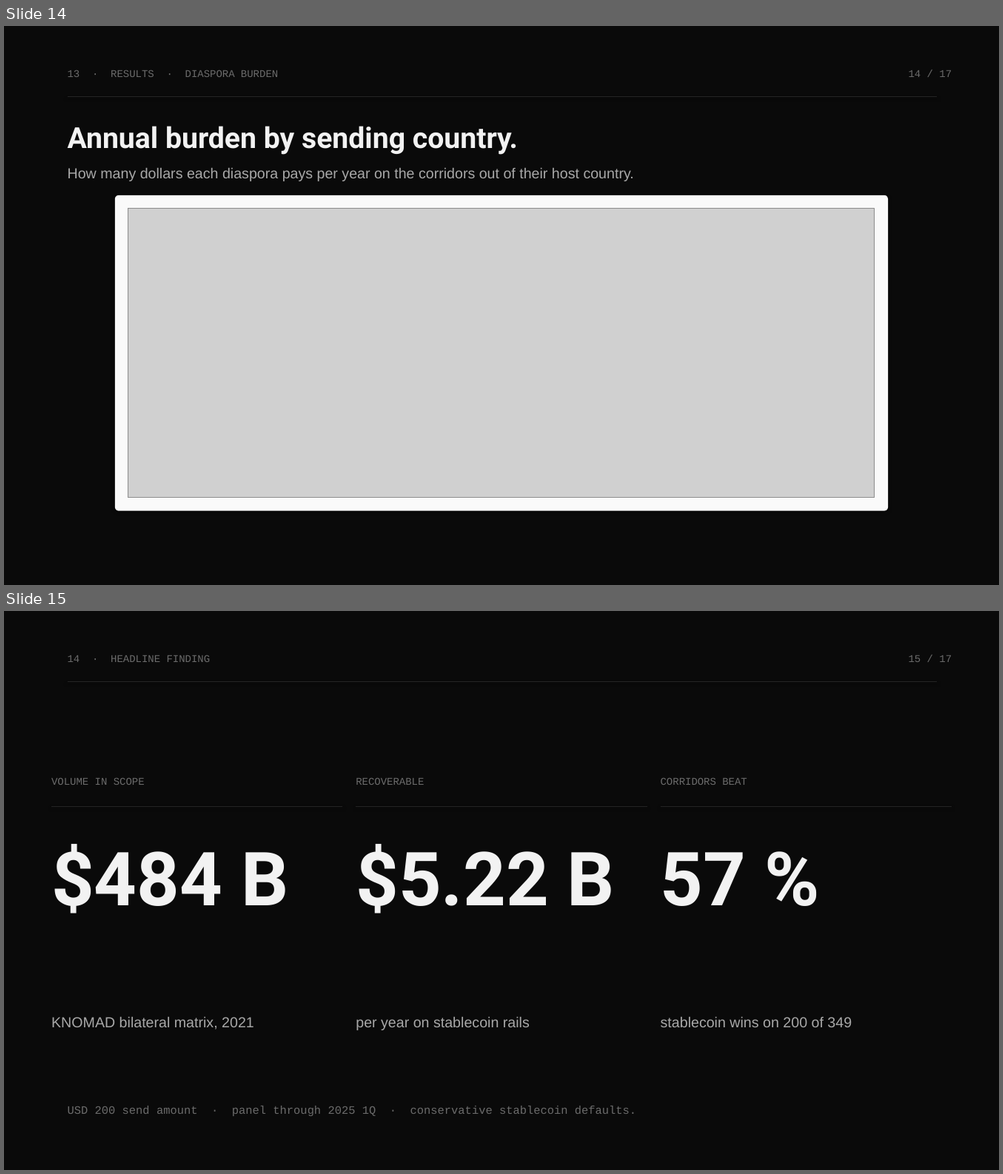
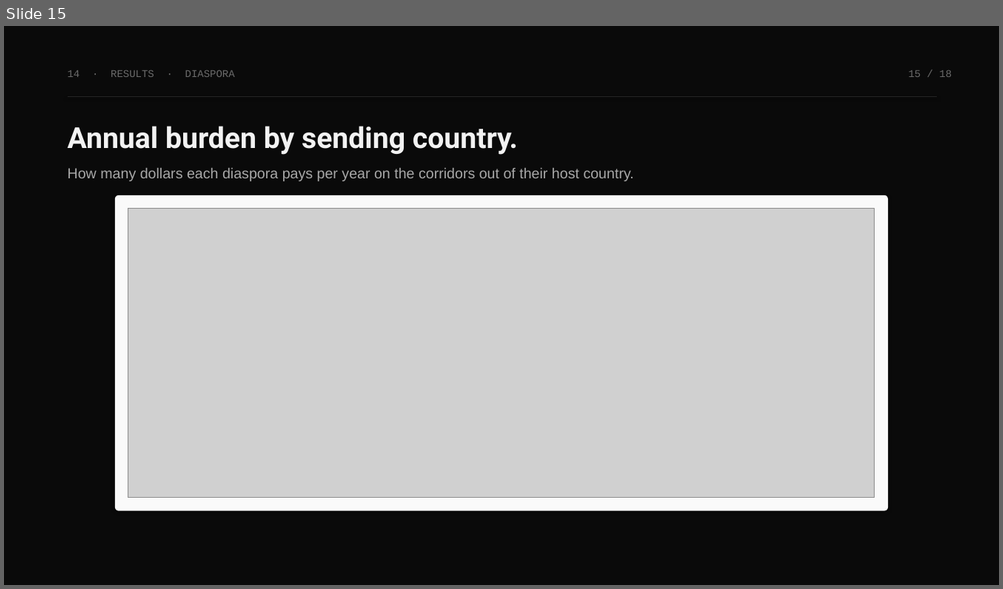
Before and after one commit to ronitdhansoia/fds, a slide deck: report/MigrantMoney_Presentation.pptx. Shown one above the other, each under a label of ours: slides 14 and 15 before the commit, slide 15 after it. The pictures are 1003x1174 and 1003x589 pixels, drawn with LibreOffice and Linux fonts; fonts in the diff are those of the drawing; grey boxes stand for pictures. Boxes give left, top, right and bottom in pixels: in the first picture for what was removed or moved away, otherwise in the second. Text is boxed around its words. In the diff, an @@ line names an element or a change of style, - is before the commit and + after.

```diff
--- a/report/MigrantMoney_Presentation.pptx
+++ b/report/MigrantMoney_Presentation.pptx
@@ slide 15 removed at box(4, 611, 999, 1170), background #FFFFFF @@
@@ rectangle removed at box(4, 611, 999, 1170) @@
@@ text removed at box(68, 655, 210, 662) @@
-14 · HEADLINE FINDING
@@ text removed at box(908, 655, 951, 662) @@
-15 / 17
@@ line removed from (68, 682) to (936, 682) @@
@@ text removed at box(51, 778, 145, 785) @@
-VOLUME IN SCOPE
@@ text removed at box(356, 778, 424, 785) @@
-RECOVERABLE
@@ text removed at box(660, 778, 747, 785) @@
-CORRIDORS BEAT
@@ line removed from (52, 806) to (343, 806) @@
@@ line removed from (356, 806) to (647, 806) @@
@@ line removed from (660, 806) to (951, 806) @@
@@ text removed at box(51, 844, 288, 914) @@
-$484 B
@@ text removed at box(356, 844, 614, 914) @@
-$5.22 B
@@ text removed at box(660, 852, 746, 906) @@
-57 %
@@ text removed at box(51, 1017, 254, 1030) @@
-KNOMAD bilateral matrix, 2021
@@ text removed at box(356, 1017, 529, 1031) @@
-per year on stablecoin rails
@@ text removed at box(660, 1017, 851, 1028) @@
-stablecoin wins on 200 of 349
@@ text removed at box(68, 1106, 636, 1116) @@
-USD 200 send amount · panel through 2025 1Q · conservative stablecoin defaults.
@@ what was slide 14 is now slide 15 @@
@@ slide 15 changed as well @@
@@ text at box(68, 70, 235, 77): text changed @@
-13 · RESULTS · DIASPORA BURDEN
+14 · RESULTS · DIASPORA
@@ text at box(908, 70, 951, 77): text changed @@
-14 / 17
+15 / 18
```
Also in this commit, not shown: 14 other slides changed, 3 slides added, 1 other slide removed, 1 other file.
